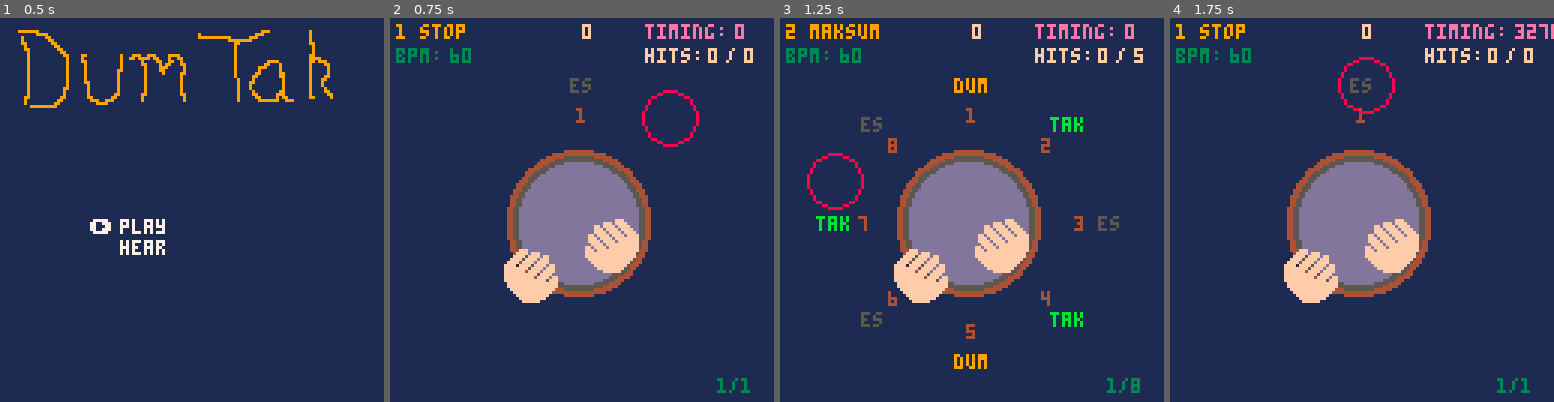
Above: before the commit, frames 1-4 (left to right).
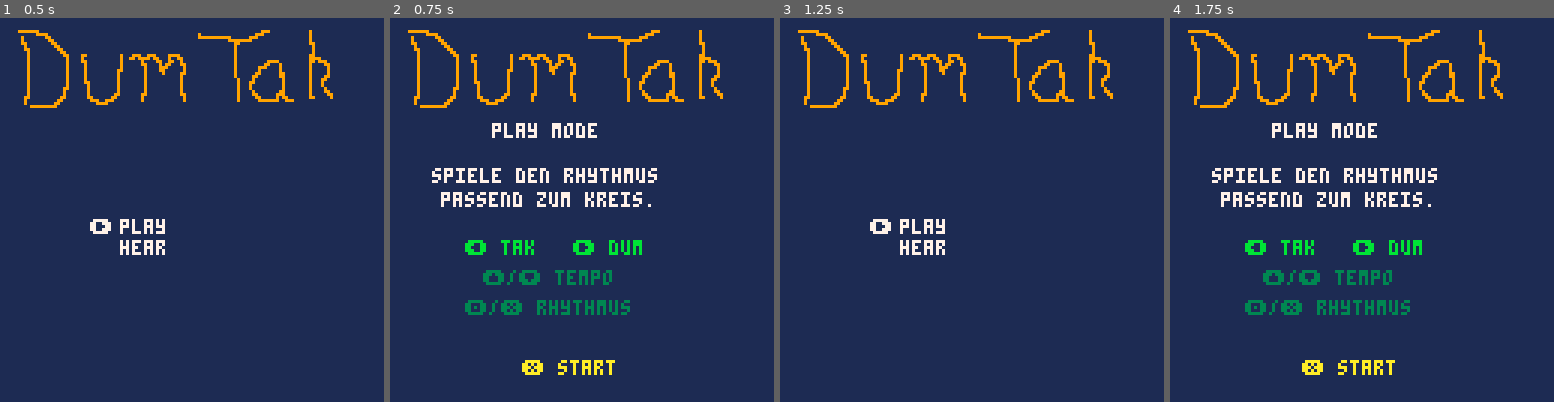
Above: after the commit, the same moments.

Repository: fpiesik/my_pico8-carts
Game: PICO-8 cartridge music/dumtak.p8
Two runs of this game, one before a commit and one after it. Both use one fixed random seed, a clock stepped at 60 frames per second and the inputs below.
Inputs:
- Up to frame 1 (0.5 s): tap X (X key) at 0.33 s
- Up to frame 2 (0.75 s): tap O (Z key) at 0.7 s
- Up to frame 3 (1.25 s): tap X (X key) at 1.07 s
- Up to frame 4 (1.75 s): hold Right from 1.6 s (still down); tap O (Z key) at 1.7 s

Frame 1 is identical in both runs. In frame 2, 19% of the frame differs, in the area x 1-95%, y 1-98%; in frame 3, 18%; in frame 4, 19%, in the area x 1-100%, y 1-98%.

Commit message:
Fix intro state transition

Diff:
--- a/music/dumtak.p8
+++ b/music/dumtak.p8
@@ -13,17 +13,27 @@
 function _draw()
  cls(1)
 	map()
-	if(gst==gsidx["menu"])menu:draw()
-	if(gst==gsidx["intro"])intro:draw()
-	if(gst==gsidx["hear"])hear:draw()
-	if(gst==gsidx["play"])play:draw()
+	if gst==gsidx["menu"] then
+		menu:draw()
+	elseif gst==gsidx["intro"] then
+		intro:draw()
+	elseif gst==gsidx["hear"] then
+		hear:draw()
+	elseif gst==gsidx["play"] then
+		play:draw()
+	end
 end
 
 function _update60()
-	if(gst==gsidx["menu"])menu:upd()
-	if(gst==gsidx["intro"])intro:upd()
-	if(gst==gsidx["hear"])hear:upd()
-	if(gst==gsidx["play"])play:upd()
+	if gst==gsidx["menu"] then
+		menu:upd()
+	elseif gst==gsidx["intro"] then
+		intro:upd()
+	elseif gst==gsidx["hear"] then
+		hear:upd()
+	elseif gst==gsidx["play"] then
+		play:upd()
+	end
 end
 
 
